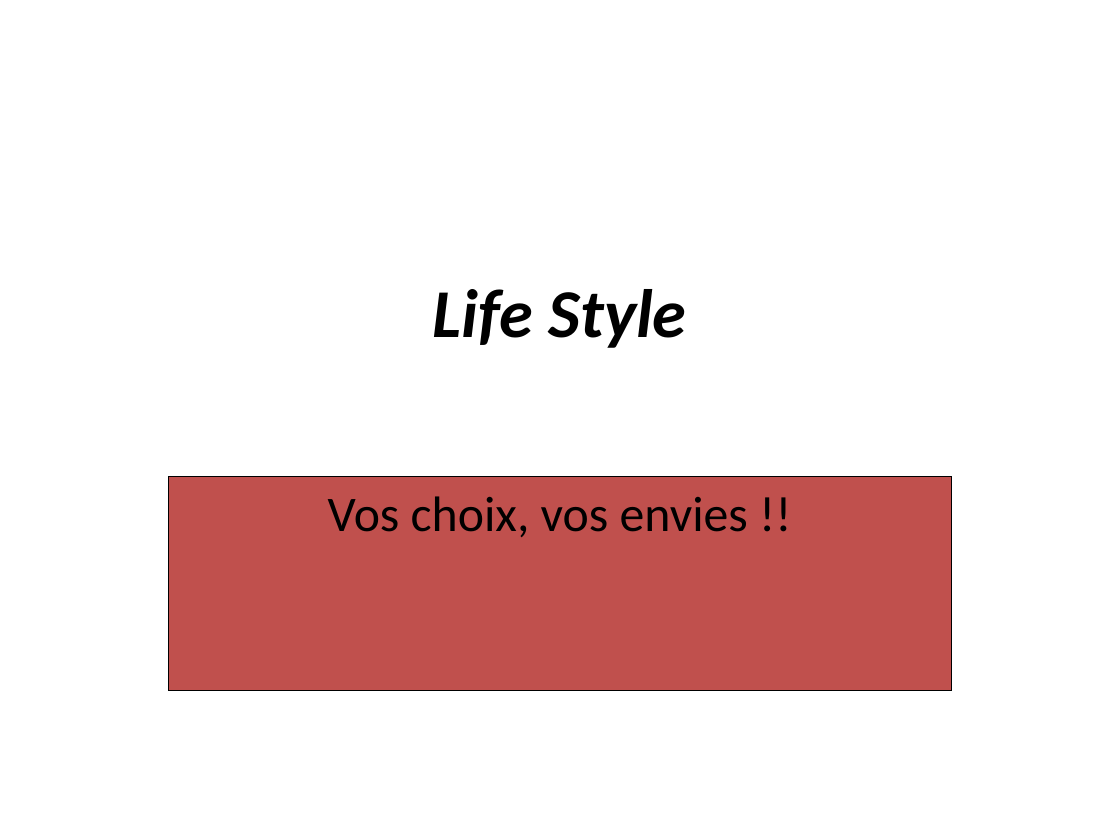
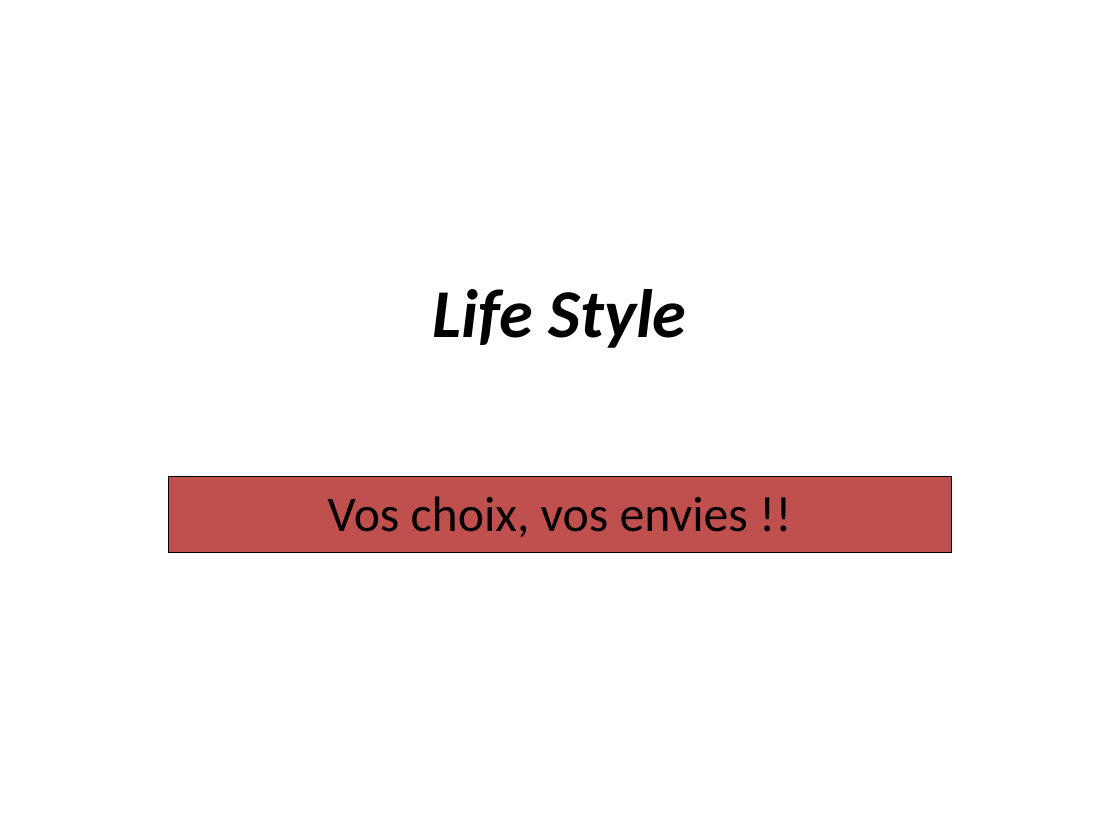
Before and after one commit to YDG94/tp_canvas_groupe4, a slide deck: slide 1 of powerpoint/Life Style.pptx. Drawn at 1120x840 pixels with LibreOffice and Linux fonts; fonts in the diff are those of the drawing. Boxes give left, top, right and bottom in pixels: in the first picture for what was removed or moved away, otherwise in the second. Text is boxed around its words. In the diff, an @@ line names an element or a change of style, - is before the commit and + after.

```diff
--- a/powerpoint/Life Style.pptx
+++ b/powerpoint/Life Style.pptx
@@ subtitle "Vos choix, vos envies !!" resized from (x1=168, y1=476, x2=952, y2=691) to (x1=168, y1=476, x2=952, y2=552) @@
```
Also in this commit, not shown: 3 other files.
